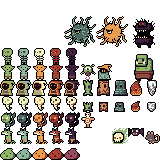
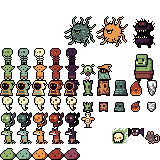
Layer changes from the first (160, 160) image to the second:
painted on "Layer 52" over [52, 138, 64, 144]
